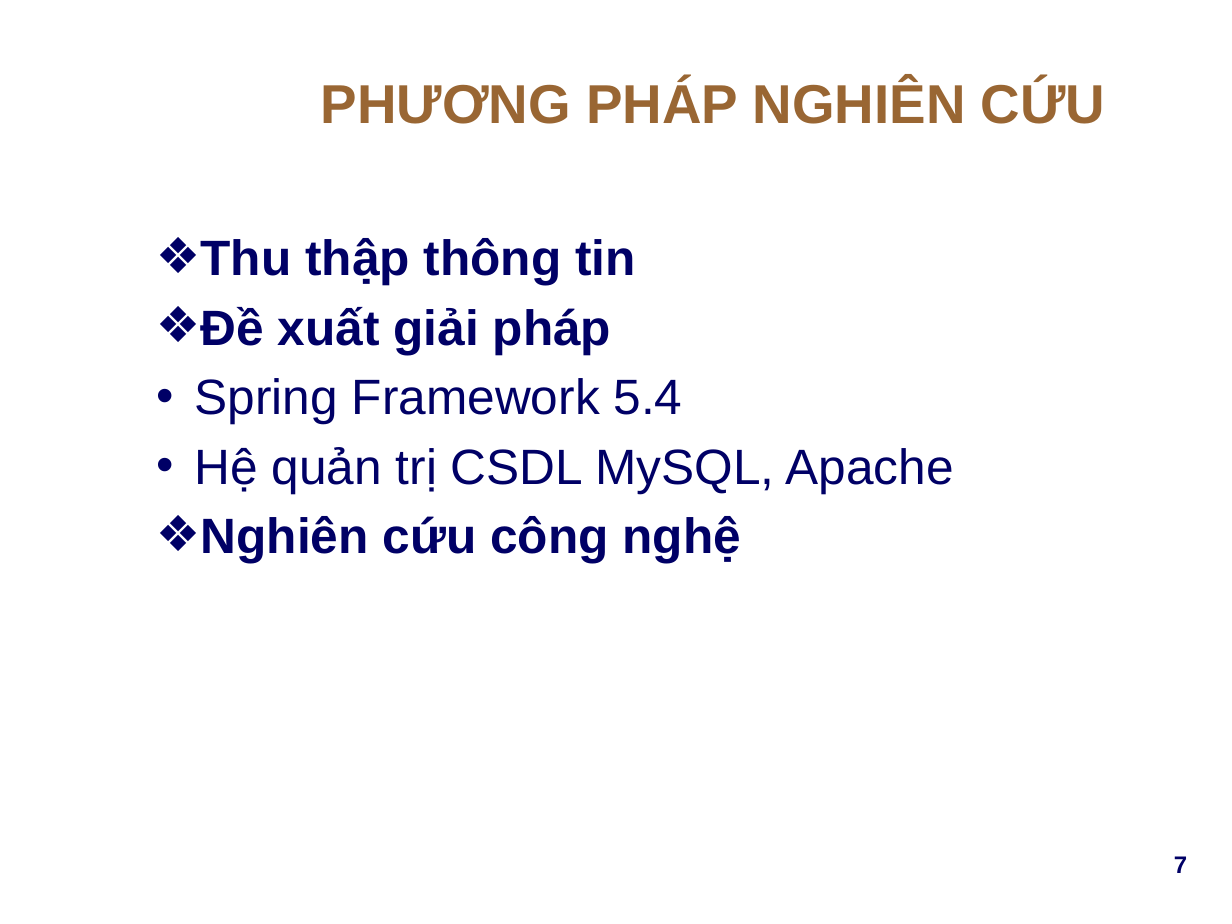
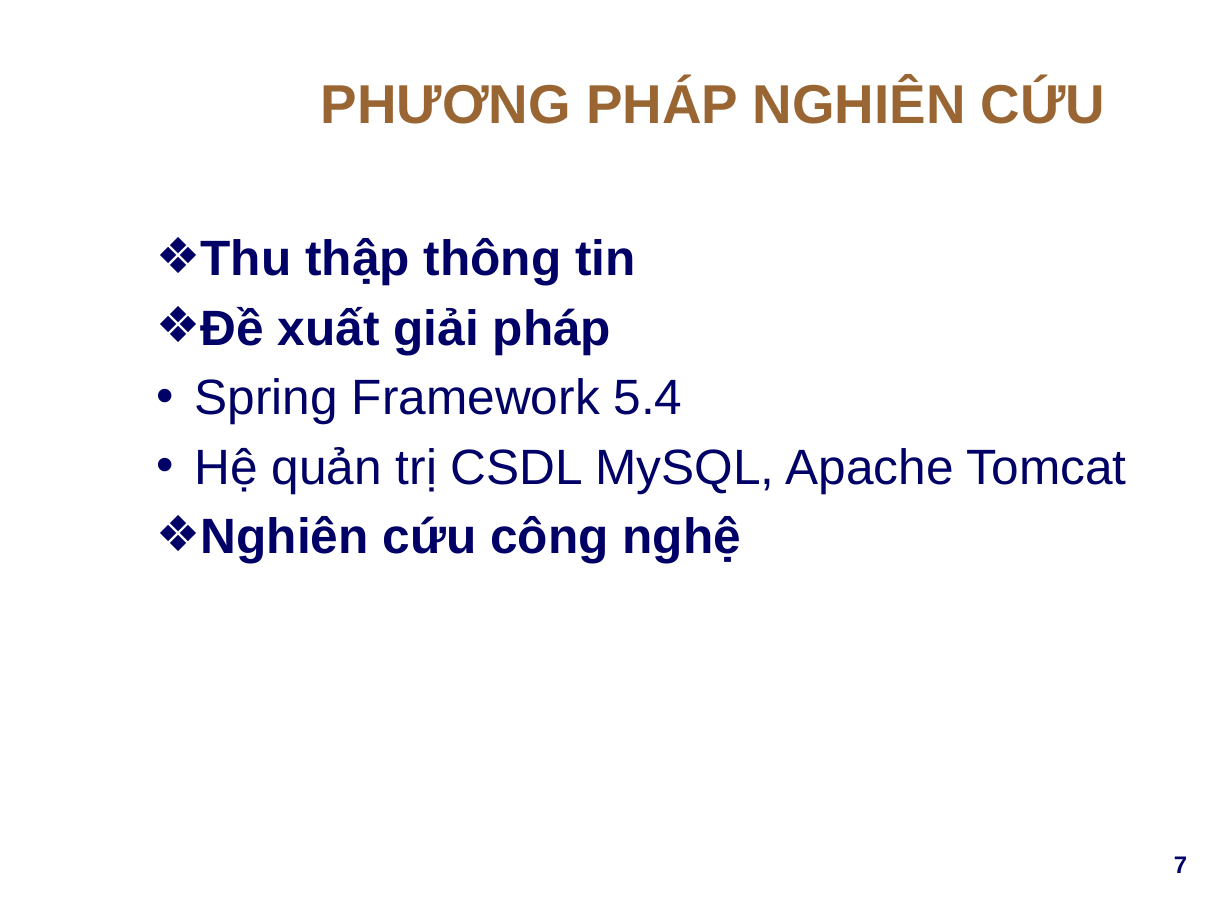
Before and after one commit to pnqphong95/lab-manager, a slide deck: slide 7 of docs/resources/Presentation.pptx. Drawn at 1232x924 pixels with LibreOffice and Linux fonts; fonts in the diff are those of the drawing; background and template pictures are left out. Boxes give left, top, right and bottom in pixels: in the first picture for what was removed or moved away, otherwise in the second. Text is boxed around its words. In the diff, an @@ line names an element or a change of style, - is before the commit and + after.

```diff
--- a/docs/resources/Presentation.pptx
+++ b/docs/resources/Presentation.pptx
@@ text at (195, 447, 1127, 494): text changed @@
-  • Hệ quản trị CSDL MySQL, Apache
+  • Hệ quản trị CSDL MySQL, Apache Tomcat
```
Also in this commit, not shown: 13 other slides changed, 1 slide added, 5 slides removed.
